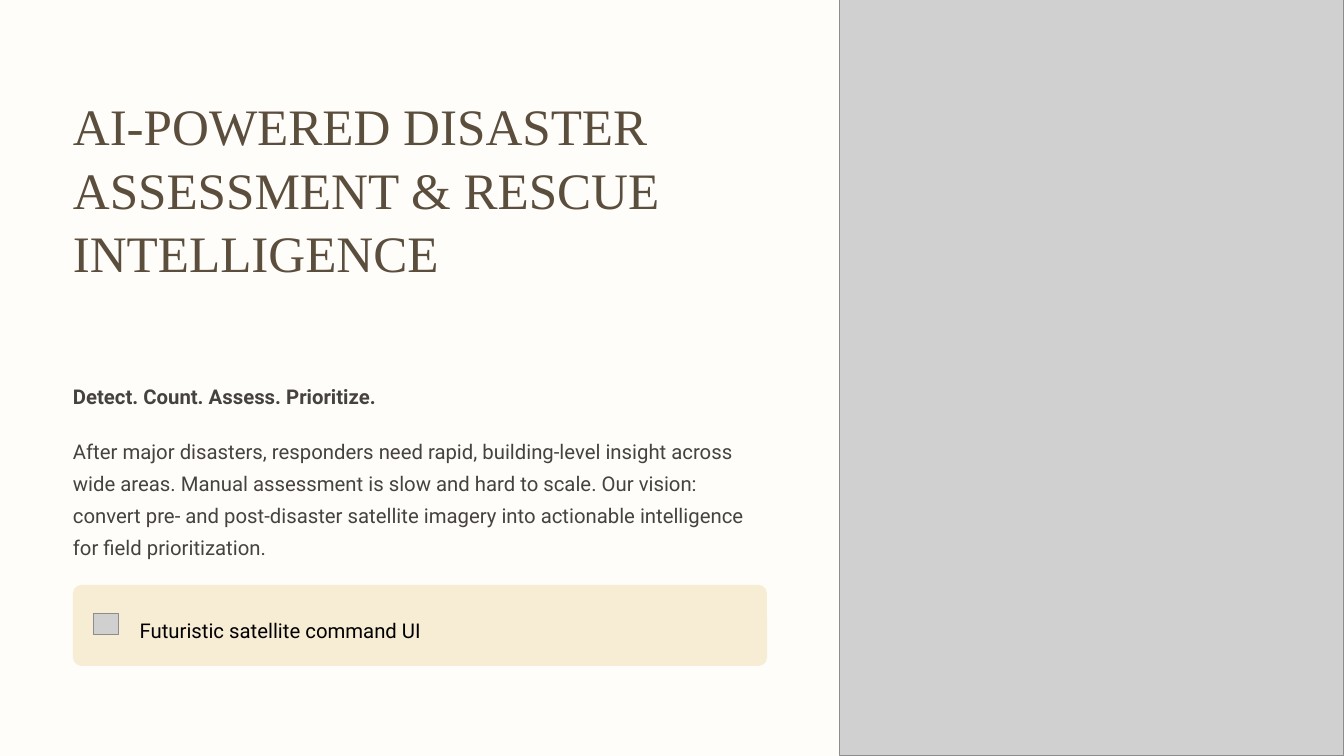
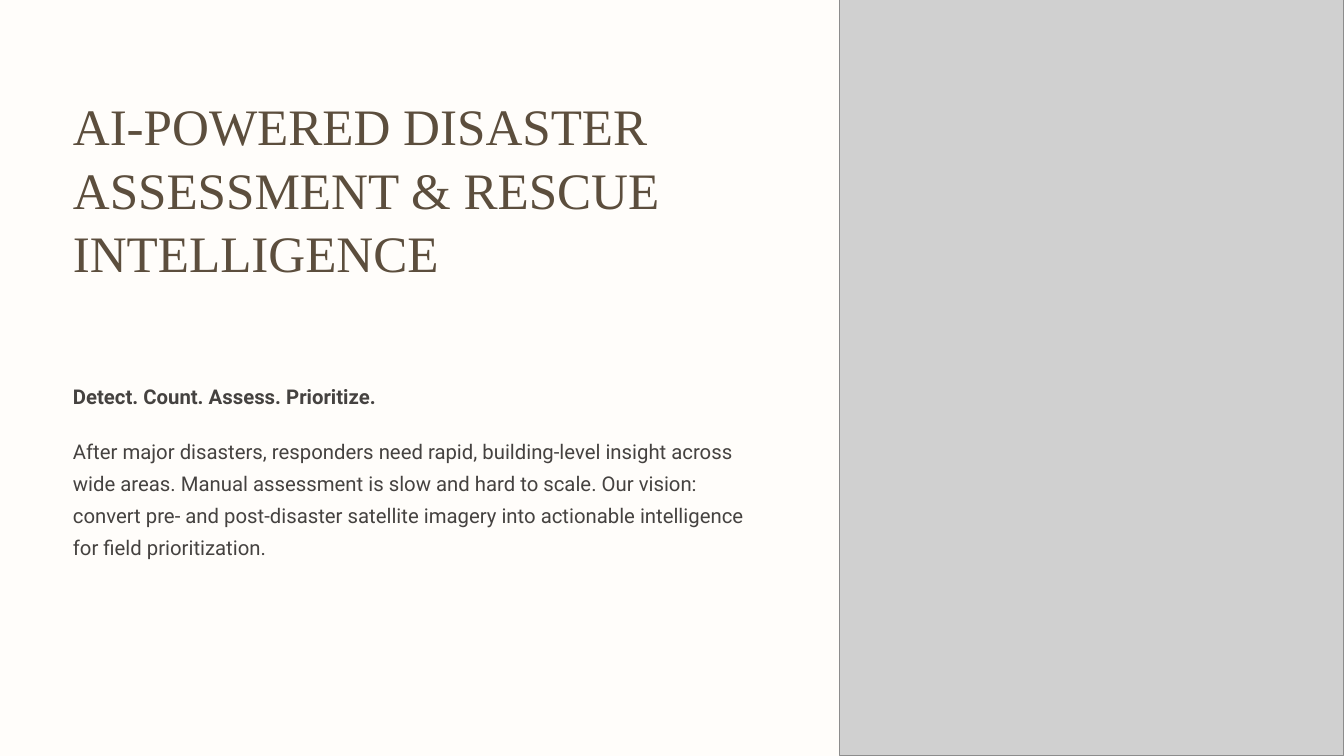
Before and after one commit to Tarunh3arts/Atlas_AI, a slide deck: slide 1 of AI-POWERED-DISASTER-ASSESSMENT-and-RESCUE-INTELLIGENCE.pptx. Drawn at 1344x756 pixels with LibreOffice and Linux fonts; fonts in the diff are those of the drawing; grey boxes stand for pictures. Boxes give left, top, right and bottom in pixels: in the first picture for what was removed or moved away, otherwise in the second. Text is boxed around its words. In the diff, an @@ line names an element or a change of style, - is before the commit and + after.

```diff
--- a/AI-POWERED-DISASTER-ASSESSMENT-and-RESCUE-INTELLIGENCE.pptx
+++ b/AI-POWERED-DISASTER-ASSESSMENT-and-RESCUE-INTELLIGENCE.pptx
@@ rounded rectangle removed at (x1=73, y1=585, x2=767, y2=666) @@
@@ picture removed at (x1=94, y1=614, x2=119, y2=634) @@
@@ text removed at (x1=140, y1=622, x2=421, y2=639) @@
-Futuristic satellite command UI
```
Also in this commit, not shown: 2 other slides changed, 3 slides added, 4 slides removed.
